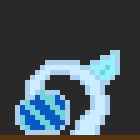
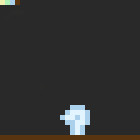
Two versions of the same layered image (140x140). Layer-by-layer changes:
hid "Watermelon 4", painted on it over [15, 50, 120, 135]
showed "Watermelon 1", painted on it over [60, 105, 90, 135]
showed "palette" over [0, 0, 45, 90]
